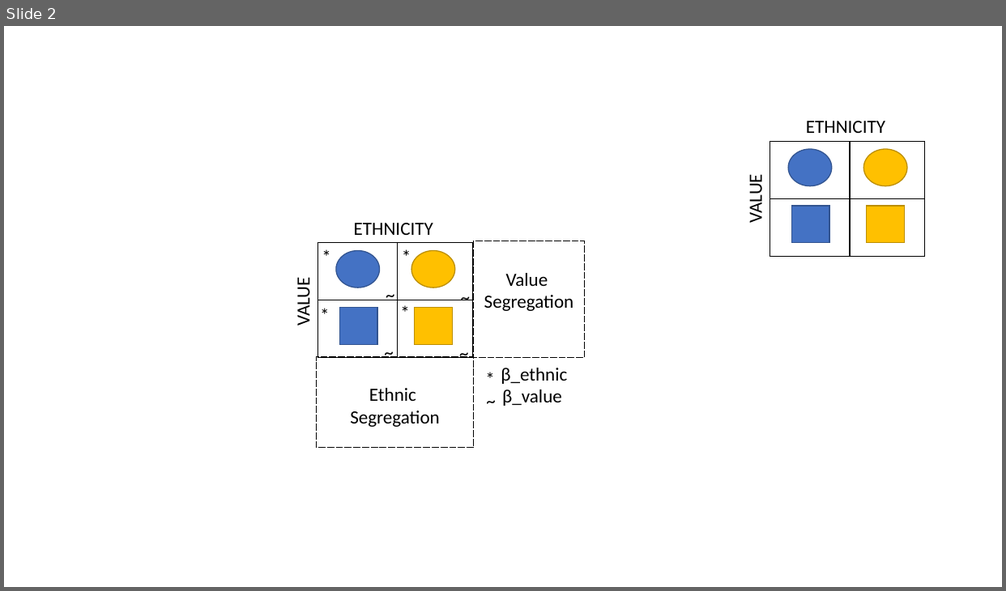
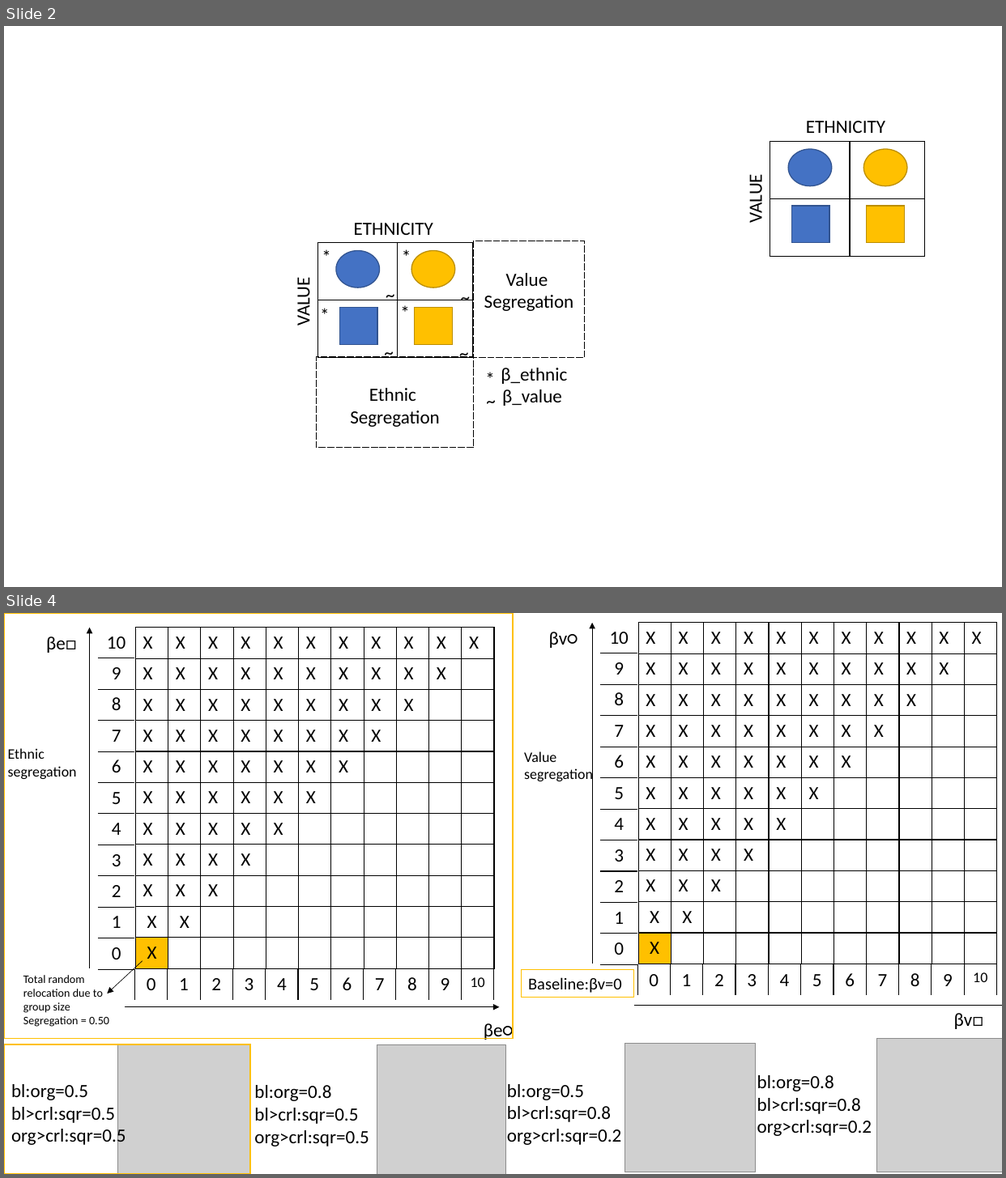
Before and after one commit to RoccoPaolillo/ethnic-value_multinomial, a slide deck: material/model.pptx. Shown one above the other, each under a label of ours: slide 2 before the commit, slides 2 and 4 after it; the slides between them are not shown. The pictures are 1006x591 and 1006x1178 pixels, drawn with LibreOffice and Linux fonts; fonts in the diff are those of the drawing; grey boxes stand for pictures. Boxes give left, top, right and bottom in pixels: in the first picture for what was removed or moved away, otherwise in the second. Text is boxed around its words. In the diff, an @@ line names an element or a change of style, - is before the commit and + after.

```diff
--- a/material/model.pptx
+++ b/material/model.pptx
@@ slide 4 added at bbox=[4, 613, 1002, 1174], background #FFFFFF @@
@@ rectangle added at bbox=[4, 613, 513, 1039], outline #FFC000 1 pt @@
@@ text added at bbox=[46, 636, 77, 653], 18 pt, text #000000 @@
+βe□
@@ arrow added from (89, 969) to (89, 628), #000000 0.5 pt @@
@@ table added at bbox=[98, 628, 134, 969], 11 rows, 1 columns @@
+10
+9
+8
+7
+6
+5
+4
+3
+2
+1
+0
@@ table added at bbox=[136, 628, 498, 969], 11 rows, 11 columns @@
+X | X | X | X | X | X | X | X | X | X | X
+X | X | X | X | X | X | X | X | X | X | 
+X | X | X | X | X | X | X | X | X |  | 
+X | X | X | X | X | X | X | X |  |  | 
+X | X | X | X | X | X | X |  |  |  | 
+X | X | X | X | X | X |  |  |  |  | 
+X | X | X | X | X |  |  |  |  |  | 
+X | X | X | X |  |  |  |  |  |  | 
+X | X | X |  |  |  |  |  |  |  | 
+X | X |  |  |  |  |  |  |  |  | 
+X |  |  |  |  |  |  |  |  |  | 
@@ text added at bbox=[549, 632, 577, 648], 18 pt, text #000000 @@
+βv○
@@ arrow added from (592, 964) to (592, 623), #000000 0.5 pt @@
@@ table added at bbox=[601, 623, 637, 965], 11 rows, 1 columns @@
+10
+9
+8
+7
+6
+5
+4
+3
+2
+1
+0
@@ table added at bbox=[639, 623, 1001, 964], 11 rows, 11 columns @@
+X | X | X | X | X | X | X | X | X | X | X
+X | X | X | X | X | X | X | X | X | X | 
+X | X | X | X | X | X | X | X | X |  | 
+X | X | X | X | X | X | X | X |  |  | 
+X | X | X | X | X | X | X |  |  |  | 
+X | X | X | X | X | X |  |  |  |  | 
+X | X | X | X | X |  |  |  |  |  | 
+X | X | X | X |  |  |  |  |  |  | 
+X | X | X |  |  |  |  |  |  |  | 
+X | X |  |  |  |  |  |  |  |  | 
+X |  |  |  |  |  |  |  |  |  | 
@@ text added at bbox=[8, 748, 77, 779], 14 pt, text #000000 @@
+Ethnic segregation
@@ text added at bbox=[524, 752, 593, 784], 14 pt, text #000000 @@
+Value segregation
@@ text added at bbox=[23, 975, 109, 1027], 11 pt, text #000000 @@
+Total random relocation due to group size Segregation = 0.50
@@ arrow added from (143, 961) to (108, 994), #000000 0.5 pt @@
@@ table added at bbox=[135, 970, 497, 1001], 1 rows, 11 columns @@
+0 | 1 | 2 | 3 | 4 | 5 | 6 | 7 | 8 | 9 | 10
@@ rectangle added at bbox=[522, 970, 634, 998], outline #FFC000 0.75 pt, 16 pt, text #000000 @@
+Baseline:βv=0
@@ table added at bbox=[637, 965, 999, 995], 1 rows, 11 columns @@
+0 | 1 | 2 | 3 | 4 | 5 | 6 | 7 | 8 | 9 | 10
@@ arrow added from (125, 1007) to (500, 1007), #000000 0.5 pt @@
@@ text added at bbox=[484, 1020, 513, 1040], 18 pt, text #000000 @@
+βe○
@@ arrow added from (634, 1005) to (1002, 1005), #000000 0.5 pt @@
@@ text added at bbox=[954, 1013, 984, 1029], 18 pt, text #000000 @@
+βv□
@@ rectangle added at bbox=[4, 1045, 250, 1174], outline #FFC000 1 pt @@
@@ picture added at bbox=[117, 1045, 250, 1174] @@
@@ picture added at bbox=[377, 1045, 505, 1174] @@
@@ picture added at bbox=[624, 1043, 756, 1173] @@
@@ picture added at bbox=[877, 1039, 1002, 1173] @@
@@ text added at bbox=[11, 1084, 126, 1148], 18 pt, text #000000 @@
+bl:org=0.5
+bl>crl:sqr=0.5
+org>crl:sqr=0.5
@@ text added at bbox=[254, 1085, 368, 1147], 18 pt, text #000000 @@
+bl:org=0.8
+bl>crl:sqr=0.5
+org>crl:sqr=0.5
@@ text added at bbox=[507, 1084, 621, 1145], 18 pt, text #000000 @@
+bl:org=0.5
+bl>crl:sqr=0.8
+org>crl:sqr=0.2
@@ text added at bbox=[757, 1076, 872, 1136], 18 pt, text #000000 @@
+bl:org=0.8
+bl>crl:sqr=0.8
+org>crl:sqr=0.2
```
Also in this commit, not shown: 6 other slides added, 10 other files.
